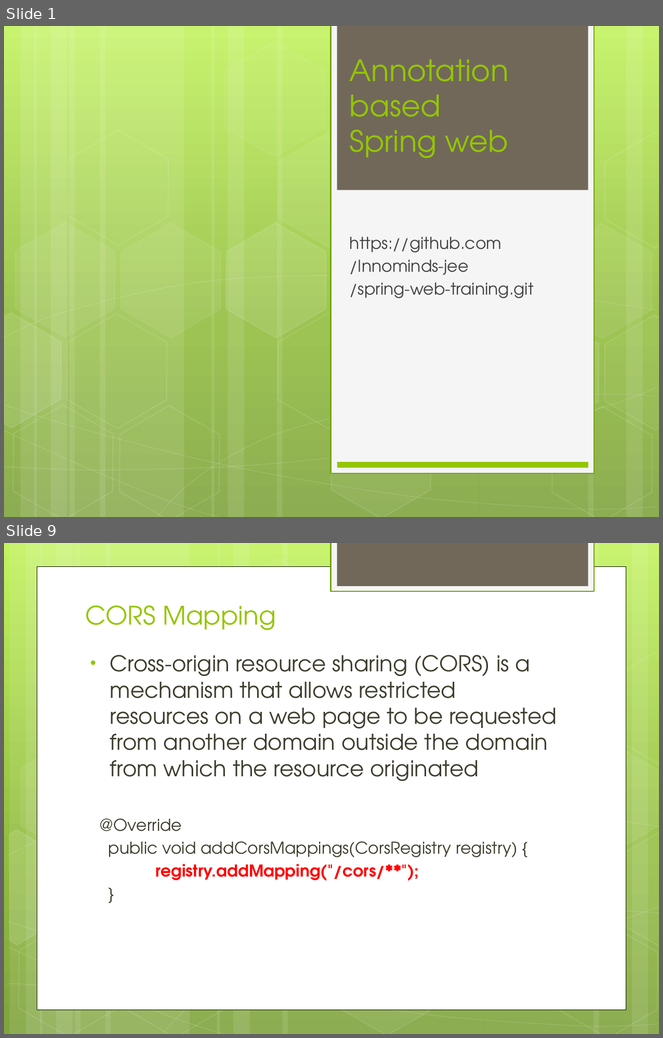
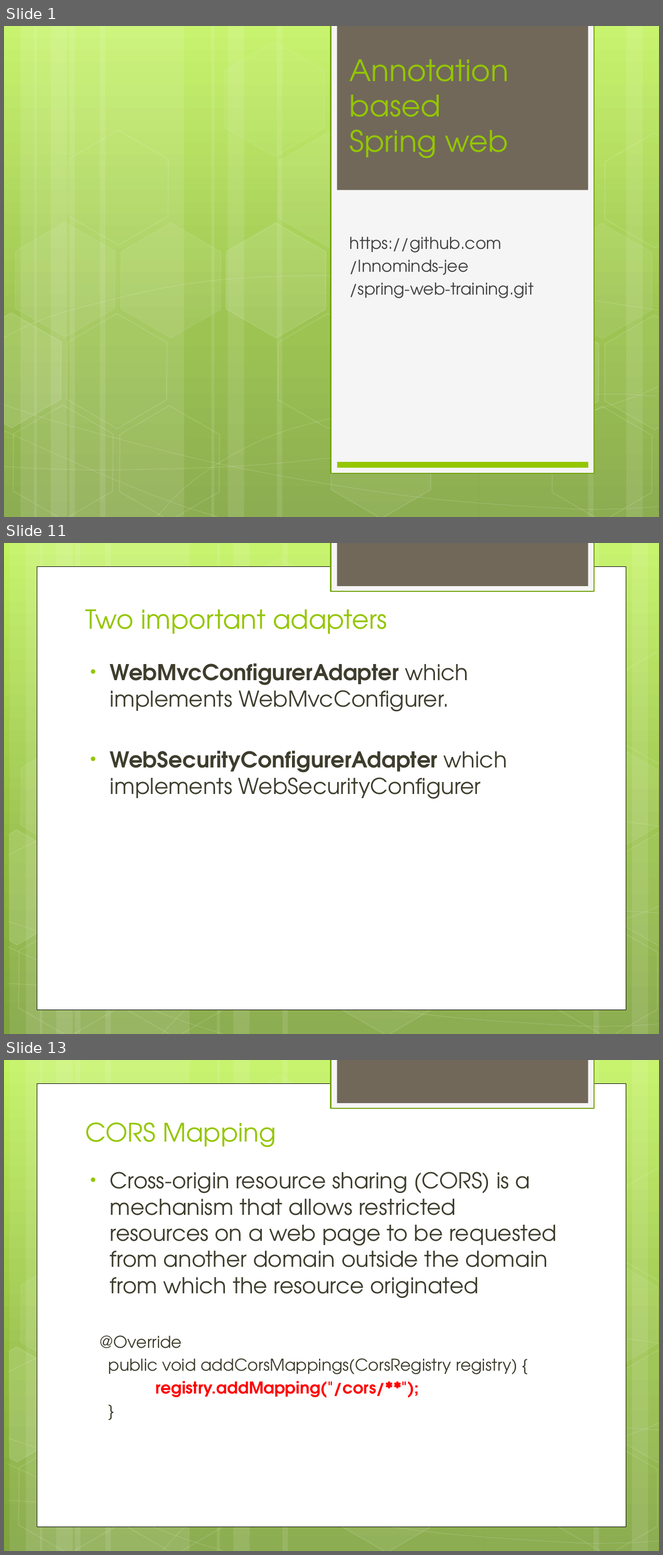
Before and after one commit to IPython-Learn/spring-web-training, a slide deck: SpringWebTraining.pptx. Shown one above the other, each under a label of ours: slides 1 and 9 before the commit, slides 1, 11 and 13 after it; the slides between them are not shown. The pictures are 663x1038 and 663x1555 pixels, drawn with LibreOffice and Linux fonts; fonts in the diff are those of the drawing. Boxes give left, top, right and bottom in pixels: in the first picture for what was removed or moved away, otherwise in the second. Text is boxed around its words. In the diff, an @@ line names an element or a change of style, - is before the commit and + after.

```diff
--- a/SpringWebTraining.pptx
+++ b/SpringWebTraining.pptx
@@ slide 11 added at box(4, 543, 659, 1034), background gradient #C3F35F to #93BF3F to #81A53E; not listed: 31 template elements that a slide beside it also shows @@
@@ title added at box(85, 609, 387, 634), 28.8 pt, text #94C600 @@
+Two important adapters
@@ text added at box(110, 663, 507, 799), 24 pt, text #3E3D2D @@
+• WebMvcConfigurerAdapter which implements WebMvcConfigurer.
+• WebSecurityConfigurerAdapter which implements WebSecurityConfigurer
@@ what was slide 9 is now slide 13 @@
```
Also in this commit, not shown: 8 slides changed, 4 other slides added, 8 other files.
